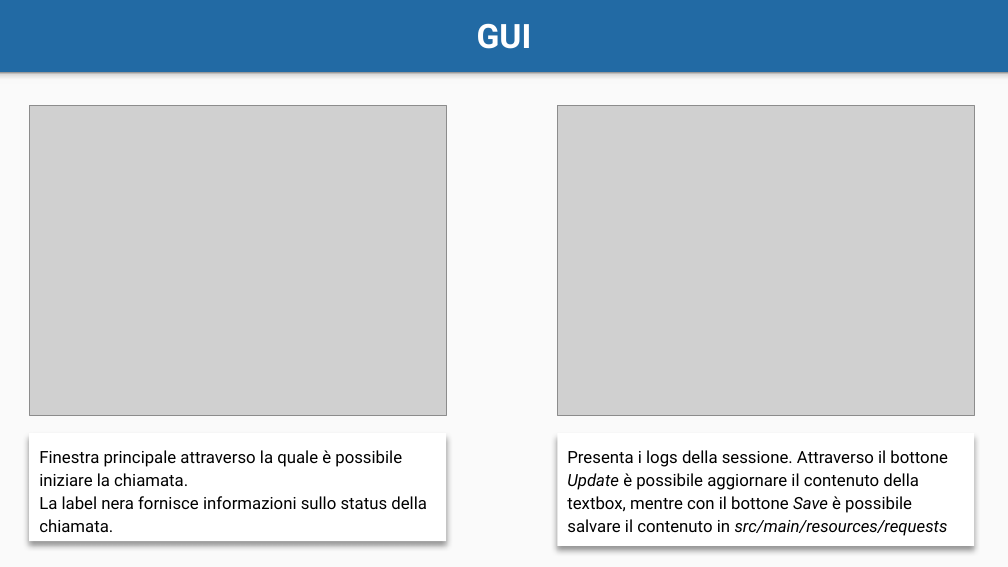
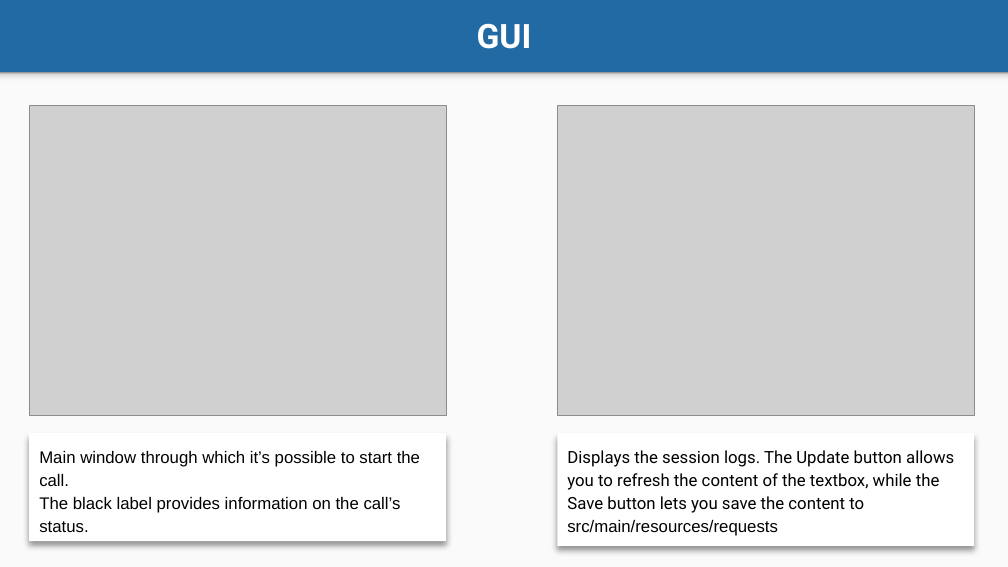
Before and after one commit to silversoft77/VoIP-UserAgent, a slide deck: slide 11 of Documentation/VoIP UserAgent - Presentation.pptx. Drawn at 1008x567 pixels with LibreOffice and Linux fonts; fonts in the diff are those of the drawing; grey boxes stand for pictures. Boxes give left, top, right and bottom in pixels: in the first picture for what was removed or moved away, otherwise in the second. Text is boxed around its words. In the diff, an @@ line names an element or a change of style, - is before the commit and + after.

```diff
--- a/Documentation/VoIP UserAgent - Presentation.pptx
+++ b/Documentation/VoIP UserAgent - Presentation.pptx
@@ text in rectangle at (39, 451, 420, 532): text changed; font Roboto to Arial @@
-Finestra principale attraverso la quale è possibile iniziare la chiamata.
-La label nera fornisce informazioni sullo status della chiamata.
+Main window through which it’s possible to start the call.
+The black label provides information on the call’s status.
@@ text in rectangle at (567, 450, 954, 536): text changed @@
-Presenta i logs della sessione. Attraverso il bottone Update è possibile aggiornare il contenuto della textbox, mentre con il bottone Save è possibile salvare il contenuto in src/main/resources/requests
+Displays the session logs. The Update button allows you to refresh the content of the textbox, while the Save button lets you save the content to src/main/resources/requests
```
Also in this commit, not shown: 4 other slides changed, 4 slides added, 4 slides removed, 3 other files.
